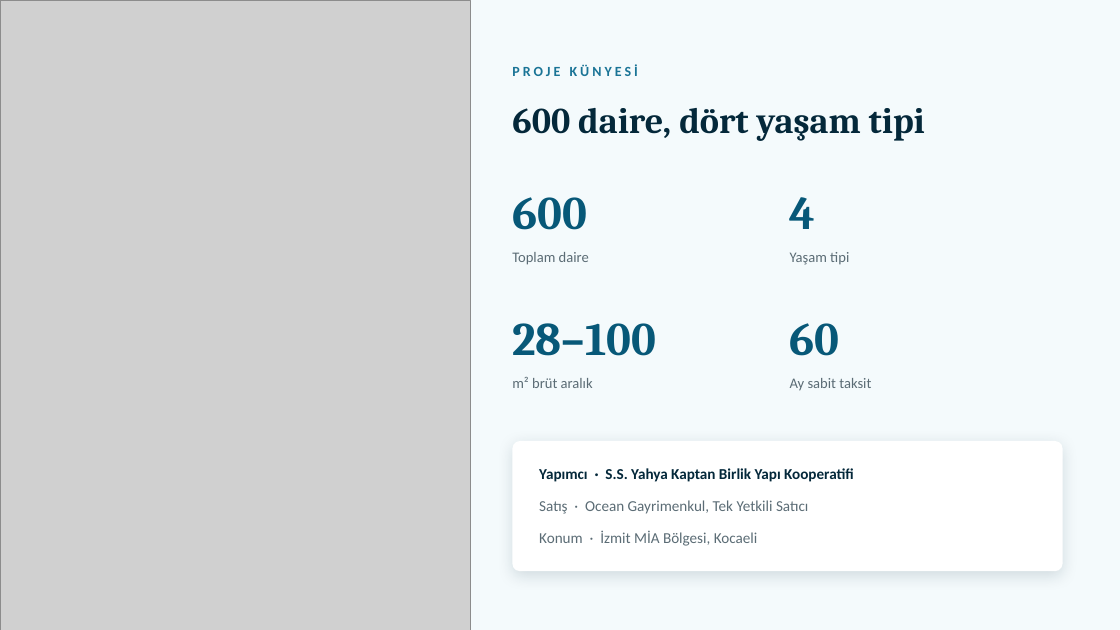
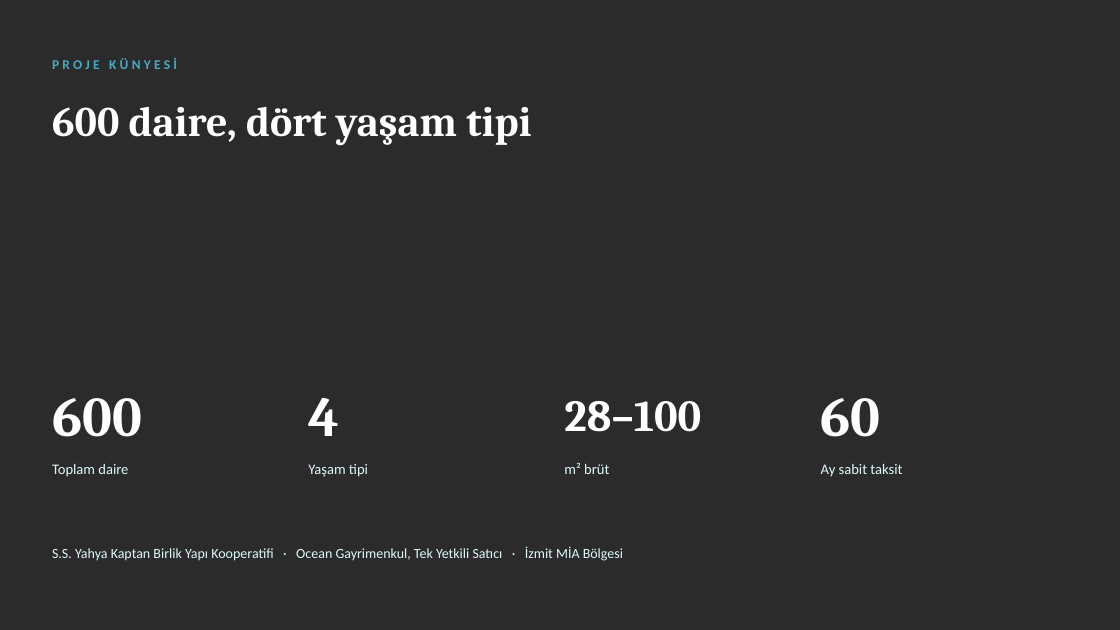
Before and after one commit to gitemreee/miaparkocean, a slide deck: slide 3 of sunum/MIA-PARK-OCEAN-Lansman-Sunumu.pptx. Drawn at 1120x630 pixels with LibreOffice and Linux fonts; fonts in the diff are those of the drawing; grey boxes stand for pictures; background and template pictures are left out; a plain dark background stands for a picture behind light text. Boxes give left, top, right and bottom in pixels: in the first picture for what was removed or moved away, otherwise in the second. Text is boxed around its words. In the diff, an @@ line names an element or a change of style, - is before the commit and + after.

```diff
--- a/sunum/MIA-PARK-OCEAN-Lansman-Sunumu.pptx
+++ b/sunum/MIA-PARK-OCEAN-Lansman-Sunumu.pptx
@@ background #F4FAFC to picture (left out) @@
@@ picture removed at (x1=0, y1=0, x2=471, y2=630) @@
@@ text "PROJE KÜNYESİ" moved from (x1=512, y1=65, x2=638, y2=76) to (x1=52, y1=58, x2=177, y2=69) @@
@@ text "PROJE KÜNYESİ" at (x1=52, y1=58, x2=177, y2=69): size 12 to 11.5 pt, text colour #1A7496 to #48ABC5, letter spacing 2.6 to 2.8 pt @@
@@ text "600 daire, dört yaşam tipi" moved from (x1=512, y1=108, x2=925, y2=141) to (x1=52, y1=107, x2=531, y2=146) @@
@@ text "600 daire, dört yaşam tipi" at (x1=52, y1=107, x2=531, y2=146): size 31 to 36 pt, text colour #04283A to #FFFFFF @@
@@ text "600" moved from (x1=512, y1=197, x2=587, y2=230) to (x1=52, y1=398, x2=142, y2=437) @@
@@ size 40 to 48 pt, text colour #075878 to #FFFFFF in 3 elements at (x1=821, y1=398, x2=881, y2=437), (x1=52, y1=398, x2=142, y2=437), (x1=308, y1=398, x2=339, y2=436) @@
@@ text "4" moved from (x1=790, y1=197, x2=816, y2=229) to (x1=308, y1=398, x2=339, y2=436) @@
@@ text "28–100" moved from (x1=512, y1=323, x2=656, y2=356) to (x1=564, y1=401, x2=701, y2=432) @@
@@ text "28–100" at (x1=564, y1=401, x2=701, y2=432): size 40 to 38 pt, text colour #075878 to #FFFFFF @@
@@ text "60" moved from (x1=790, y1=323, x2=840, y2=356) to (x1=821, y1=398, x2=881, y2=437) @@
@@ rounded rectangle removed at (x1=513, y1=441, x2=1063, y2=571) @@
@@ text "Toplam daire" moved from (x1=512, y1=252, x2=589, y2=265) to (x1=52, y1=464, x2=128, y2=477) @@
@@ text colour #5B6C75 to #DDF7FA in 3 elements at (x1=821, y1=464, x2=902, y2=477), (x1=52, y1=464, x2=128, y2=477), (x1=308, y1=464, x2=368, y2=477) @@
@@ text "Yaşam tipi" moved from (x1=790, y1=252, x2=849, y2=265) to (x1=308, y1=464, x2=368, y2=477) @@
@@ text at (x1=564, y1=462, x2=609, y2=474): text changed; text colour #5B6C75 to #DDF7FA @@
-m² brüt aralık
+m² brüt
@@ text "Ay sabit taksit" moved from (x1=790, y1=378, x2=871, y2=391) to (x1=821, y1=464, x2=902, y2=477) @@
@@ text removed at (x1=539, y1=500, x2=808, y2=514) @@
-Satış · Ocean Gayrimenkul, Tek Yetkili Satıcı
@@ text removed at (x1=539, y1=531, x2=758, y2=546) @@
-Konum · İzmit MİA Bölgesi, Kocaeli
@@ text at (x1=52, y1=546, x2=623, y2=561): text changed; size 13 to 12 pt; text colour #04283A to #DDF7FA; bold off @@
-Yapımcı · S.S. Yahya Kaptan Birlik Yapı Kooperatifi
+S.S. Yahya Kaptan Birlik Yapı Kooperatifi · Ocean Gayrimenkul, Tek Yetkili Satıcı · İzmit MİA Bölgesi
```
Also in this commit, not shown: 14 other slides changed, 53 other files.
